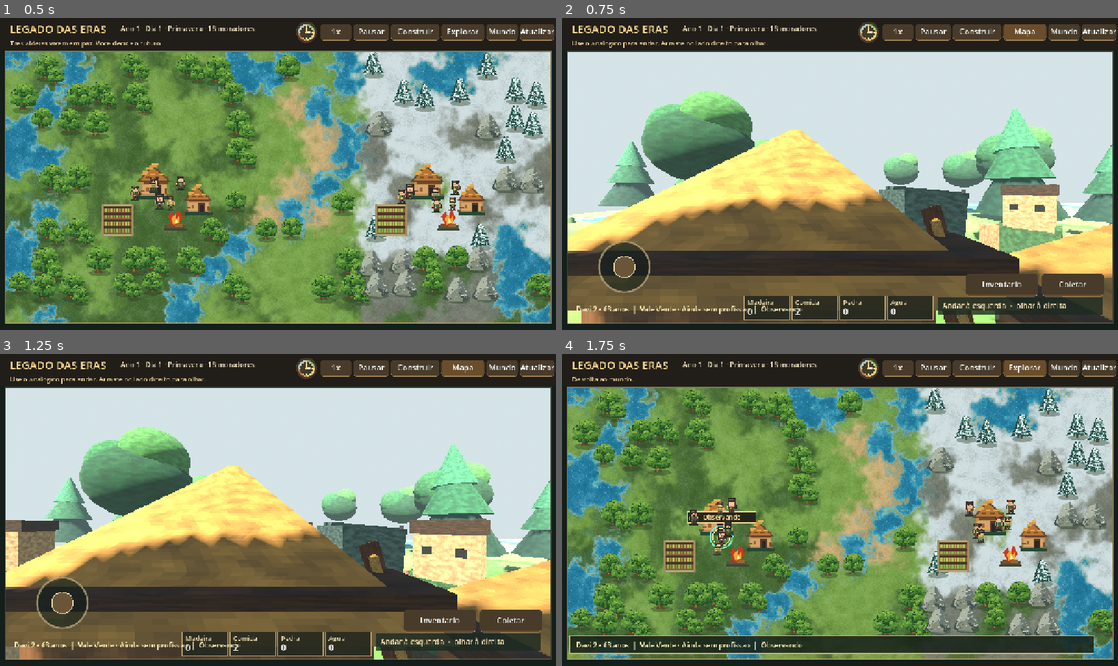
Above: before the commit, frames 1-4 (two rows, left to right).
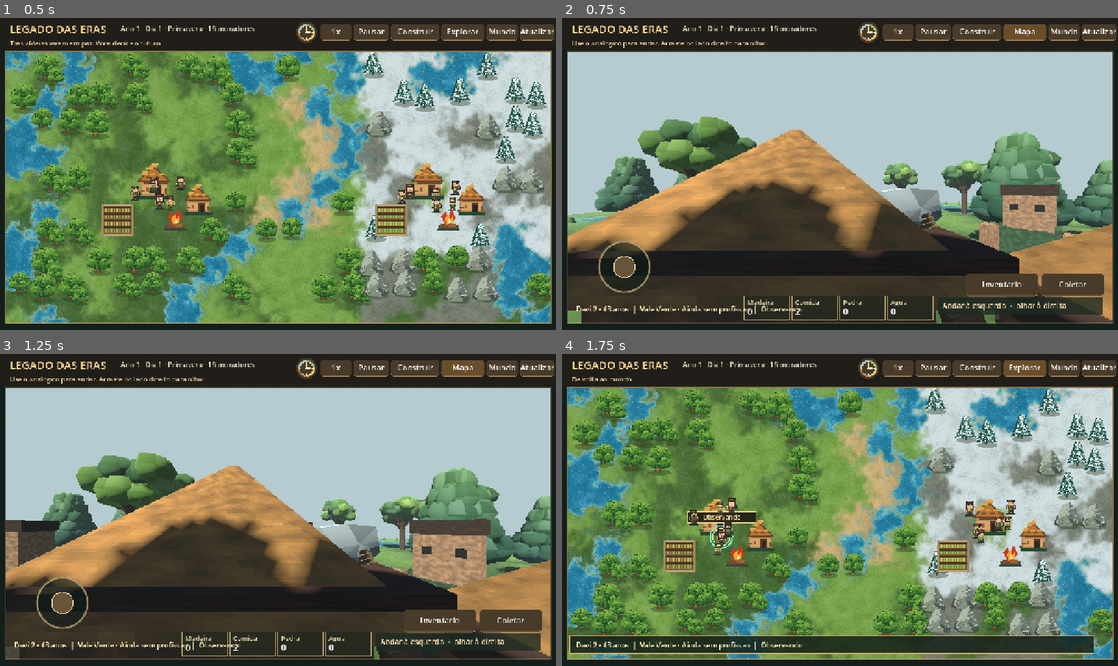
Above: after the commit, the same moments.

Repository: contateste123455667788994321-max/legados-das-eras
Game: Godot game, scene res://scenes/Main.tscn
Same seed, same stepped clock (60 frames per second), same inputs: the game is played once before the commit and once after it.
Inputs:
- Up to frame 1 (0.5 s): no input
- Up to frame 2 (0.75 s): click "Explorar" at 0.5 s
- Up to frame 3 (1.25 s): no input
- Up to frame 4 (1.75 s): click "Mapa" at 1.25 s

Frame 1 is identical in both runs. In frame 2, 70% of the frame differs, in the area x 1-99%, y 10-98%; in frame 3, 70%; in frame 4, nothing differs.

Commit message:
Replace primitive tree and mountain models with irregular colored meshes, sculpt axe and reduce overexposure

Diff:
--- a/scripts/character_3d.gd
+++ b/scripts/character_3d.gd
@@ -22,25 +22,32 @@
 	camera.near = 0.08
 	camera.far = 125.0
 	add_child(camera)
-	# Machado em primeiro plano: modelo 3D acompanha a camera, como no conceito visual.
-	var grip := _box(camera, Vector3(0.62, -0.54, -0.96), Vector3(0.11, 0.90, 0.11), "#75462e")
-	grip.rotation.z = 0.28
-	var wood_stripe := _box(camera, Vector3(0.60, -0.54, -0.86), Vector3(0.035, 0.77, 0.04), "#c79557")
-	wood_stripe.rotation.z = 0.28
-	var head := _box(camera, Vector3(0.49, -0.13, -0.98), Vector3(0.42, 0.24, 0.14), "#718381")
-	head.rotation.z = -0.10
-	_box(camera, Vector3(0.30, -0.11, -0.97), Vector3(0.11, 0.20, 0.13), "#d4dfd6")
+	# Ferramenta com silhueta de pedra lascada e mao segurando o cabo.
+	var tool := Node3D.new()
+	camera.add_child(tool)
+	tool.position = Vector3(0.61, -0.43, -1.10)
+	tool.rotation.z = 0.34
+	var grip := _cylinder(tool, Vector3(0, -0.13, 0), 0.87, 0.055, "#775033", 9)
+	grip.rotation.z = -0.10
+	var blade := PackedVector2Array([Vector2(-0.28,0.24),Vector2(-0.38,0.10),Vector2(-0.31,-0.07),Vector2(-0.09,-0.13),Vector2(0.12,-0.05),Vector2(0.15,0.11),Vector2(-0.02,0.19)])
+	_extruded_blade(tool, Vector3(0,0.27,0), blade)
+	for band in range(4):
+		_cylinder(tool, Vector3(0.01,0.17+band*0.032,0),0.025,0.079,"#a5885c",8)
+	_sphere(tool, Vector3(0,-0.32,0.025),Vector3(0.09,0.13,0.09),"#bb8965")
+	_box(tool,Vector3(0.035,-0.55,0.07),Vector3(0.14,0.36,0.15),"#976747")
 
 	sun = DirectionalLight3D.new()
-	sun.light_energy = 1.15
-	sun.light_color = Color("#fff0cf")
+	sun.light_energy = 0.73
+	sun.light_color = Color("#fff3dd")
 	sun.shadow_enabled = true
 	sun.rotation_degrees = Vector3(-53.0, -34.0, 0.0)
 	add_child(sun)
 	world_env = WorldEnvironment.new()
 	var env := Environment.new()
 	var sky_material := ProceduralSkyMaterial.new()
-	sky_material.sky_top_color = Color("#397cae")
+	sky_material.sky_top_color = Color("#397eae")
+	sky_material.sky_curve = 0.45
+	sky_material.sun_angle_max = 12.0
 	sky_material.sky_horizon_color = Color("#b8d9df")
 	sky_material.ground_horizon_color = Color("#a7b9a0")
 	var sky := Sky.new()
@@ -49,11 +56,11 @@
 	env.background_mode = Environment.BG_SKY
 	env.fog_enabled = true
 	env.fog_light_color = Color("#b5cbd0")
-	env.fog_density = 0.008
+	env.fog_density = 0.004
 	env.ambient_light_source = Environment.AMBIENT_SOURCE_COLOR
-	env.ambient_light_color = Color("#afc8bf")
-	env.ambient_light_energy = 0.58
-	env.tonemap_mode = Environment.TONE_MAPPER_FILMIC
+	env.ambient_light_color = Color("#9db6cb")
+	env.ambient_light_energy = 0.32
+	env.tonemap_mode = Environment.TONE_MAPPER_LINEAR
 	world_env.environment = env
 	add_child(world_env)
 
@@ -134,16 +141,109 @@
 func _rng(x: int, y: int, salt: int) -> float:
 	return float(posmod(x * 1567 + y * 4187 + salt * 3571, 997)) / 997.0
 
+# Um unico mesh colorido por arvore: folhagem irregular, galhos e sombras,
+# em vez de tres esferas gigantes. As faces menores criam textura pixelada.
+func _triangle(st: SurfaceTool, a: Vector3, b: Vector3, c: Vector3, tint: Color) -> void:
+	st.set_color(tint)
+	st.add_vertex(a)
+	st.set_color(tint)
+	st.add_vertex(b)
+	st.set_color(tint)
+	st.add_vertex(c)
+
+func _colored_mesh(parent: Node3D, p: Vector3, st: SurfaceTool) -> MeshInstance3D:
+	st.generate_normals()
+	var instance := MeshInstance3D.new()
+	instance.mesh = st.commit()
+	var mat := StandardMaterial3D.new()
+	mat.vertex_color_use_as_albedo = true
+	mat.roughness = 1.0
+	mat.cull_mode = BaseMaterial3D.CULL_DISABLED
+	instance.material_override = mat
+	instance.position = p
+	parent.add_child(instance)
+	return instance
+
+func _irregular_cluster(st: SurfaceTool, center: Vector3, radii: Vector3, rng: RandomNumberGenerator, tint: Color, segments: int = 8) -> void:
+	var rings: Array[PackedVector3Array] = []
+	for j in range(5):
+		var lat: float = -PI*0.5 + PI*float(j)/4.0
+		var ring := PackedVector3Array()
+		for i in range(segments):
+			var angle: float = TAU*float(i)/float(segments)
+			var jitter: float = rng.randf_range(0.75,1.15)
+			ring.append(center + Vector3(cos(angle)*cos(lat)*radii.x*jitter, sin(lat)*radii.y, sin(angle)*cos(lat)*radii.z*jitter))
+		rings.append(ring)
+	for j in range(4):
+		for i in range(segments):
+			var n: int = (i+1)%segments
+			var shade: float = rng.randf_range(-0.16,0.18) + float(j-1)*0.025
+			var col: Color = tint.lightened(shade) if shade > 0 else tint.darkened(-shade)
+			_triangle(st, rings[j][i], rings[j+1][i], rings[j+1][n],col)
+			_triangle(st, rings[j][i], rings[j+1][n], rings[j][n],col)
+
+func _branch(parent: Node3D, start: Vector3, end: Vector3, radius: float) -> void:
+	var d: Vector3 = end-start
+	var branch := _cylinder(parent,(start+end)*0.5,d.length(),radius,"#6d4d32",7)
+	branch.quaternion = Quaternion(Vector3.UP,d.normalized())
+
 func _tree(parent: Node3D, p: Vector3, pine: bool, height: float, snowy: bool = false) -> void:
-	_cylinder(parent, p + Vector3(0, height * 0.25, 0), height * 0.52, 0.12, "#624832")
+	var rng := RandomNumberGenerator.new()
+	rng.seed = absi(int(p.x*1138+p.z*7919))
+	_cylinder(parent,p+Vector3(0,height*0.46,0),height*0.92,height*0.048,"#6b4930",9)
+	var st := SurfaceTool.new()
+	st.begin(Mesh.PRIMITIVE_TRIANGLES)
 	if pine:
-		_cone(parent, p + Vector3(0, height * 0.68, 0), height * 0.70, height * 0.35, "#234b3b", 7)
-		_cone(parent, p + Vector3(0, height * 0.97, 0), height * 0.55, height * 0.27, "#357451" if not snowy else "#b8d7cd", 7)
-		_cone(parent, p + Vector3(0, height * 1.20, 0), height * 0.42, height * 0.18, "#4b9871" if not snowy else "#e7f4ed", 7)
+		for tier in range(5):
+			var y: float = height*(0.38+float(tier)*0.155)
+			var radius: float = height*(0.32-float(tier)*0.045)
+			for k in range(7):
+				var angle: float = TAU*float(k)/7.0+float(tier)*0.6
+				var off := Vector3(cos(angle)*radius*0.66,y,sin(angle)*radius*0.66)
+				var tint := Color("#285940").lerp(Color("#5e8d4e"),float(tier)/5.0)
+				_irregular_cluster(st,off,Vector3(radius*0.58,height*0.16,radius*0.58),rng,tint,6)
+				if snowy:
+					_irregular_cluster(st,off+Vector3(0,height*0.095,0),Vector3(radius*0.46,height*0.075,radius*0.46),rng,Color("#c4d6d6"),6)
 	else:
-		_sphere(parent, p + Vector3(0, height * 0.87, 0), Vector3(height * 0.44, height * 0.35, height * 0.42), "#285a38")
-		_sphere(parent, p + Vector3(-height * 0.18, height * 0.98, 0.0), Vector3(height * 0.27, height * 0.30, height * 0.29), "#3c814d")
-		_sphere(parent, p + Vector3(height * 0.13, height * 1.10, 0.06), Vector3(height * 0.28, height * 0.26, height * 0.31), "#5c9b53")
+		for k in range(7):
+			var angle: float = TAU*float(k)/7.0+rng.randf_range(-0.2,0.2)
+			var off := Vector3(cos(angle)*height*0.21,height*rng.randf_range(0.65,0.84),sin(angle)*height*0.21)
+			_branch(parent,p+Vector3(0,height*0.4,0),p+off,height*0.024)
+			for leaf in range(4):
+				var q: Vector3 = off+Vector3(rng.randf_range(-0.13,0.13),rng.randf_range(-0.05,0.18),rng.randf_range(-0.13,0.13))*height
+				var tint := Color("#305f2e").lerp(Color("#81a943"),rng.randf())
+				_irregular_cluster(st,q,Vector3(height*0.14,height*0.12,height*0.14),rng,tint,7)
+		for k in range(5):
+			_irregular_cluster(st,Vector3(rng.randf_range(-0.1,0.1),rng.randf_range(0.84,1.02),rng.randf_range(-0.1,0.1))*height,Vector3(height*0.17,height*0.13,height*0.17),rng,Color("#5a8b39"),7)
+	_colored_mesh(parent,p,st)
+
+func _rock_mass(parent: Node3D,p: Vector3,height: float,width: float,snowy: bool) -> void:
+	var rng := RandomNumberGenerator.new()
+	rng.seed = absi(int(p.x*431+p.z*1973))
+	var st := SurfaceTool.new()
+	st.begin(Mesh.PRIMITIVE_TRIANGLES)
+	for k in range(7):
+		var off := Vector3(rng.randf_range(-0.5,0.5)*width,height*rng.randf_range(0.18,0.5),rng.randf_range(-0.5,0.5)*width)
+		var scale_factor: float = rng.randf_range(0.45,0.8)
+		_irregular_cluster(st,off,Vector3(width*scale_factor,height*scale_factor,width*scale_factor),rng,Color("#666c64").lerp(Color("#969b8c"),rng.randf()),7)
+		if snowy and k%3==0:
+			_irregular_cluster(st,off+Vector3(0,height*scale_factor*0.68,0),Vector3(width*scale_factor*0.72,height*0.15,width*scale_factor*0.72),rng,Color("#d1dedb"),7)
+	_colored_mesh(parent,p,st)
+
+func _extruded_blade(parent: Node3D,p: Vector3,points: PackedVector2Array) -> void:
+	var st := SurfaceTool.new()
+	st.begin(Mesh.PRIMITIVE_TRIANGLES)
+	for i in range(points.size()):
+		var j: int = (i+1)%points.size()
+		var a := Vector3(points[i].x,points[i].y,0.05)
+		var b := Vector3(points[j].x,points[j].y,0.05)
+		var c := Vector3(points[i].x,points[i].y,-0.05)
+		var d := Vector3(points[j].x,points[j].y,-0.05)
+		_triangle(st,Vector3(0,0.05,0.078),a,b,Color("#929c9d").darkened(float(i%3)*0.13))
+		_triangle(st,Vector3(0,0.05,-0.078),d,c,Color("#727d80"))
+		_triangle(st,a,c,d,Color("#b7c3c1"))
+		_triangle(st,a,d,b,Color("#b7c3c1"))
+	_colored_mesh(parent,p,st)
 
 func _hut(parent: Node3D, p: Vector3, size: float = 1.0, era: int = 1) -> void:
 	if era > 1:
@@ -291,6 +391,7 @@
 	ground.mesh = plane
 	var ground_material := StandardMaterial3D.new()
 	ground_material.albedo_texture = game.landscape_texture
+	ground_material.albedo_color = Color("#c1c5b4")
 	ground_material.texture_filter = BaseMaterial3D.TEXTURE_FILTER_NEAREST
 	ground_material.roughness = 0.95
 	ground.material_override = ground_material
@@ -304,8 +405,7 @@
 			var px: float = (float(x) + 0.5) * SPACING
 			var pz: float = (float(y) + 0.5) * SPACING
 			if biome == "mountain":
-				_cone(root_mesh, Vector3(px, 1.12, pz), 2.5, 1.5, "#56675f", 5)
-				_cone(root_mesh, Vector3(px, 2.15, pz), 1.25, 0.75, "#bfcbc5", 5)
+				_rock_mass(root_mesh,Vector3(px,0,pz),2.6+_rng(x,y,31)*1.6,1.25,season==3 or y<8)
 			elif biome == "forest" and _rng(x, y, 1) > 0.27:
 				_tree(root_mesh, Vector3(px - 0.50, 0.0, pz - 0.35), _rng(x,y,2)>0.50, 2.0 + _rng(x,y,3) * 1.5)
 				if _rng(x, y, 4) > 0.73:
